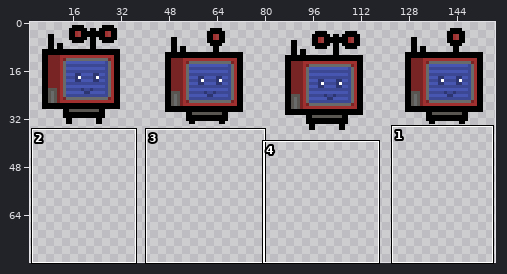
One commit to this pixel-art file: Assets/Sprites/Character/Character Sprite Sheet.aseprite. The first picture is a wide view before the edit; the outline marks the close-up.
Close-up. Before:
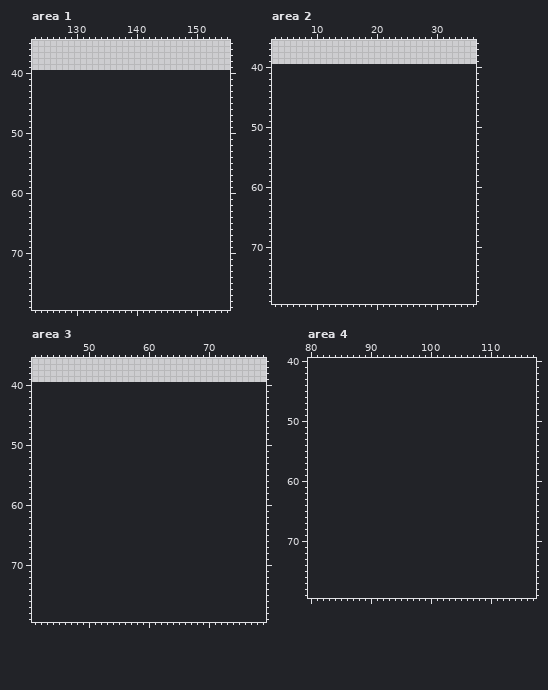
160x40 pixels, 1 frame. Shown: area 1: x 123..155, y 35..79; area 2: x 3..36, y 36..79; area 3: x 41..79, y 36..79; area 4: x 80..117, y 40..79. The old version is drawn lined up with the new one, on the new canvas. The wide view leaves out empty margins.
The result:
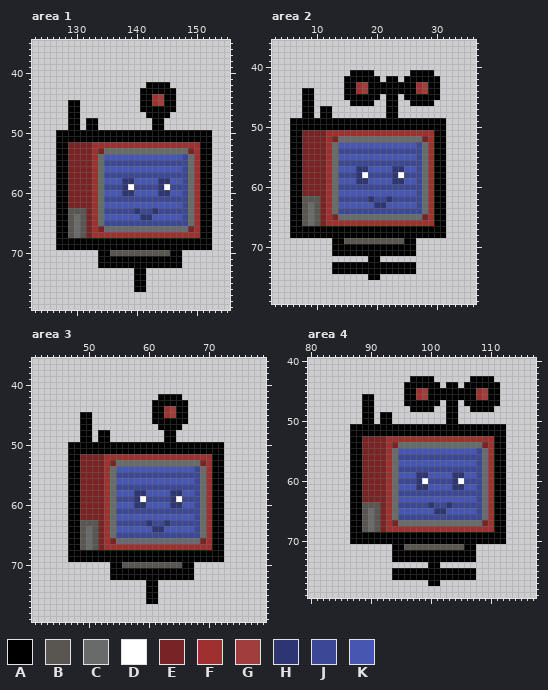
Palette (. is transparent): A #000000  B #595652  C #696a6a  D #ffffff  E #782424  F #a03030  G #a03e3e  H #2d3670  J #3c4893  K #4756b1
The edit:
canvas 160x40 -> 160x80
Area 1:
y 42: x 142..145 .... -> AAAA
y 43: x 141..146 ...... -> AAAAAA
y 44: x 141..146 ...... -> AAFGAA
y 45: x 129..130 .. -> AA; x 141..146 ...... -> AAFGAA
y 46: x 129..130 .. -> AA; x 141..146 ...... -> AAAAAA
y 47: x 129..130 .. -> AA; x 142..145 .... -> AAAA
y 48..49: x 129..130 .. -> AA; x 132..133 .. -> AA; x 143..144 .. -> AA
y 50..51: x 127..152 .......................... -> AAAAAAAAAAAAAAAAAAAAAAAAAA
y 52: x 127..152 .......................... -> AAEEEEFFFFFFFFFFFFFFFFFFAA
y 53: x 127..152 .......................... -> AAEEEEFECCCCCCCCCCCCCCEFAA
y 54: x 127..152 .......................... -> AAEEEEFCKKKKKKKKKKKKKJCFAA
y 55: x 127..152 .......................... -> AAEEEEFCJJJJJJJJJJJJJJCFAA
y 56: x 127..152 .......................... -> AAEEEEFCKKKKKKKKKKKKKJCFAA
y 57: x 127..152 .......................... -> AAEEEEFCJJJJJJJJJJJJJJCFAA
y 58: x 127..152 .......................... -> AAEEEEFCKKKHHKKKKHHKKJCFAA
y 59: x 127..152 .......................... -> AAEEEEFCJJJHDJJJJHDJJJCFAA
y 60: x 127..152 .......................... -> AAEEEEFCKKKHHKKKKHHKKJCFAA
y 61: x 127..152 .......................... -> AAEEEEFCJJJJJJJJJJJJJJCFAA
y 62: x 127..152 .......................... -> AAEEEEFCKKKKKKKKKKKKKJCFAA
y 63: x 127..152 .......................... -> AABBBEFCJJJJJHJJHJJJJJCFAA
y 64: x 127..152 .......................... -> AABCBEFCKKKKKKHHKKKKKJCFAA
y 65: x 127..152 .......................... -> AABCBEFCJJJJJJJJJJJJJJCFAA
y 66: x 127..152 .......................... -> AABCBEFECCCCCCCCCCCCCCEFAA
y 67: x 127..152 .......................... -> AABCBEFFFFFFFFFFFFFFFFFFAA
y 68..69: x 127..152 .......................... -> AAAAAAAAAAAAAAAAAAAAAAAAAA
y 70: x 134..147 .............. -> AABBBBBBBBBBAA
y 71..72: x 134..147 .............. -> AAAAAAAAAAAAAA
y 73..76: x 140..141 .. -> AA
Area 2:
y 41: x 16..19 .... -> AAAA; x 26..29 .... -> AAAA
y 42: x 15..20 ...... -> AAAAAA; x 22..23 .. -> AA; x 25..30 ...... -> AAAAAA
y 43: x 15..30 ................ -> AAFGAAAAAAAAFGAA
y 44: x 8..9 .. -> AA; x 15..30 ................ -> AAFGAAAAAAAAFGAA
y 45: x 8..9 .. -> AA; x 15..20 ...... -> AAAAAA; x 22..23 .. -> AA; x 25..30 ...... -> AAAAAA
y 46: x 8..9 .. -> AA; x 16..19 .... -> AAAA; x 22..23 .. -> AA; x 26..29 .... -> AAAA
y 47..48: x 8..9 .. -> AA; x 11..12 .. -> AA; x 22..23 .. -> AA
y 49..50: x 6..31 .......................... -> AAAAAAAAAAAAAAAAAAAAAAAAAA
y 51: x 6..31 .......................... -> AAEEEEFFFFFFFFFFFFFFFFFFAA
y 52: x 6..31 .......................... -> AAEEEEFECCCCCCCCCCCCCCEFAA
y 53: x 6..31 .......................... -> AAEEEEFCKKKKKKKKKKKKKJCFAA
y 54: x 6..31 .......................... -> AAEEEEFCJJJJJJJJJJJJJJCFAA
y 55: x 6..31 .......................... -> AAEEEEFCKKKKKKKKKKKKKJCFAA
y 56: x 6..31 .......................... -> AAEEEEFCJJJJJJJJJJJJJJCFAA
y 57: x 6..31 .......................... -> AAEEEEFCKKKHHKKKKHHKKJCFAA
y 58: x 6..31 .......................... -> AAEEEEFCJJJHDJJJJHDJJJCFAA
y 59: x 6..31 .......................... -> AAEEEEFCKKKHHKKKKHHKKJCFAA
y 60: x 6..31 .......................... -> AAEEEEFCJJJJJJJJJJJJJJCFAA
y 61: x 6..31 .......................... -> AAEEEEFCKKKKKKKKKKKKKJCFAA
y 62: x 6..31 .......................... -> AABBBEFCJJJJJHJJHJJJJJCFAA
y 63: x 6..31 .......................... -> AABCBEFCKKKKKKHHKKKKKJCFAA
y 64: x 6..31 .......................... -> AABCBEFCJJJJJJJJJJJJJJCFAA
y 65: x 6..31 .......................... -> AABCBEFECCCCCCCCCCCCCCEFAA
y 66: x 6..31 .......................... -> AABCBEFFFFFFFFFFFFFFFFFFAA
y 67..68: x 6..31 .......................... -> AAAAAAAAAAAAAAAAAAAAAAAAAA
y 69: x 13..26 .............. -> AABBBBBBBBBBAA
y 70..71: x 13..26 .............. -> AAAAAAAAAAAAAA
y 72: x 19..20 .. -> AA
y 73..74: x 13..26 .............. -> AAAAAAAAAAAAAA
y 75: x 19..20 .. -> AA
Area 3:
y 42: x 62..65 .... -> AAAA
y 43: x 61..66 ...... -> AAAAAA
y 44: x 61..66 ...... -> AAFGAA
y 45: x 49..50 .. -> AA; x 61..66 ...... -> AAFGAA
y 46: x 49..50 .. -> AA; x 61..66 ...... -> AAAAAA
y 47: x 49..50 .. -> AA; x 62..65 .... -> AAAA
y 48..49: x 49..50 .. -> AA; x 52..53 .. -> AA; x 63..64 .. -> AA
y 50..51: x 47..72 .......................... -> AAAAAAAAAAAAAAAAAAAAAAAAAA
y 52: x 47..72 .......................... -> AAEEEEFFFFFFFFFFFFFFFFFFAA
y 53: x 47..72 .......................... -> AAEEEEFECCCCCCCCCCCCCCEFAA
y 54: x 47..72 .......................... -> AAEEEEFCKKKKKKKKKKKKKJCFAA
y 55: x 47..72 .......................... -> AAEEEEFCJJJJJJJJJJJJJJCFAA
y 56: x 47..72 .......................... -> AAEEEEFCKKKKKKKKKKKKKJCFAA
y 57: x 47..72 .......................... -> AAEEEEFCJJJJJJJJJJJJJJCFAA
y 58: x 47..72 .......................... -> AAEEEEFCKKKHHKKKKHHKKJCFAA
y 59: x 47..72 .......................... -> AAEEEEFCJJJHDJJJJHDJJJCFAA
y 60: x 47..72 .......................... -> AAEEEEFCKKKHHKKKKHHKKJCFAA
y 61: x 47..72 .......................... -> AAEEEEFCJJJJJJJJJJJJJJCFAA
y 62: x 47..72 .......................... -> AAEEEEFCKKKKKKKKKKKKKJCFAA
y 63: x 47..72 .......................... -> AABBBEFCJJJJJHJJHJJJJJCFAA
y 64: x 47..72 .......................... -> AABCBEFCKKKKKKHHKKKKKJCFAA
y 65: x 47..72 .......................... -> AABCBEFCJJJJJJJJJJJJJJCFAA
y 66: x 47..72 .......................... -> AABCBEFECCCCCCCCCCCCCCEFAA
y 67: x 47..72 .......................... -> AABCBEFFFFFFFFFFFFFFFFFFAA
y 68..69: x 47..72 .......................... -> AAAAAAAAAAAAAAAAAAAAAAAAAA
y 70: x 54..67 .............. -> AABBBBBBBBBBAA
y 71..72: x 54..67 .............. -> AAAAAAAAAAAAAA
y 73..76: x 60..61 .. -> AA
Area 4:
y 43: x 97..100 .... -> AAAA; x 107..110 .... -> AAAA
y 44: x 96..101 ...... -> AAAAAA; x 103..104 .. -> AA; x 106..111 ...... -> AAAAAA
y 45: x 96..111 ................ -> AAFGAAAAAAAAFGAA
y 46: x 89..90 .. -> AA; x 96..111 ................ -> AAFGAAAAAAAAFGAA
y 47: x 89..90 .. -> AA; x 96..101 ...... -> AAAAAA; x 103..104 .. -> AA; x 106..111 ...... -> AAAAAA
y 48: x 89..90 .. -> AA; x 97..100 .... -> AAAA; x 103..104 .. -> AA; x 107..110 .... -> AAAA
y 49..50: x 89..90 .. -> AA; x 92..93 .. -> AA; x 103..104 .. -> AA
y 51..52: x 87..112 .......................... -> AAAAAAAAAAAAAAAAAAAAAAAAAA
y 53: x 87..112 .......................... -> AAEEEEFFFFFFFFFFFFFFFFFFAA
y 54: x 87..112 .......................... -> AAEEEEFECCCCCCCCCCCCCCEFAA
y 55: x 87..112 .......................... -> AAEEEEFCKKKKKKKKKKKKKJCFAA
y 56: x 87..112 .......................... -> AAEEEEFCJJJJJJJJJJJJJJCFAA
y 57: x 87..112 .......................... -> AAEEEEFCKKKKKKKKKKKKKJCFAA
y 58: x 87..112 .......................... -> AAEEEEFCJJJJJJJJJJJJJJCFAA
y 59: x 87..112 .......................... -> AAEEEEFCKKKHHKKKKHHKKJCFAA
y 60: x 87..112 .......................... -> AAEEEEFCJJJHDJJJJHDJJJCFAA
y 61: x 87..112 .......................... -> AAEEEEFCKKKHHKKKKHHKKJCFAA
y 62: x 87..112 .......................... -> AAEEEEFCJJJJJJJJJJJJJJCFAA
y 63: x 87..112 .......................... -> AAEEEEFCKKKKKKKKKKKKKJCFAA
y 64: x 87..112 .......................... -> AABBBEFCJJJJJHJJHJJJJJCFAA
y 65: x 87..112 .......................... -> AABCBEFCKKKKKKHHKKKKKJCFAA
y 66: x 87..112 .......................... -> AABCBEFCJJJJJJJJJJJJJJCFAA
y 67: x 87..112 .......................... -> AABCBEFECCCCCCCCCCCCCCEFAA
y 68: x 87..112 .......................... -> AABCBEFFFFFFFFFFFFFFFFFFAA
y 69..70: x 87..112 .......................... -> AAAAAAAAAAAAAAAAAAAAAAAAAA
y 71: x 94..107 .............. -> AABBBBBBBBBBAA
y 72..73: x 94..107 .............. -> AAAAAAAAAAAAAA
y 74: x 100..101 .. -> AA
y 75..76: x 94..107 .............. -> AAAAAAAAAAAAAA
y 77: x 100..101 .. -> AA
Where, in picture pixels (left, top, right, bottom), the same in both close-ups:
added: (56, 82, 212, 292)
added: (290, 70, 446, 280)
added: (68, 394, 224, 604)
added: (350, 376, 506, 586)
